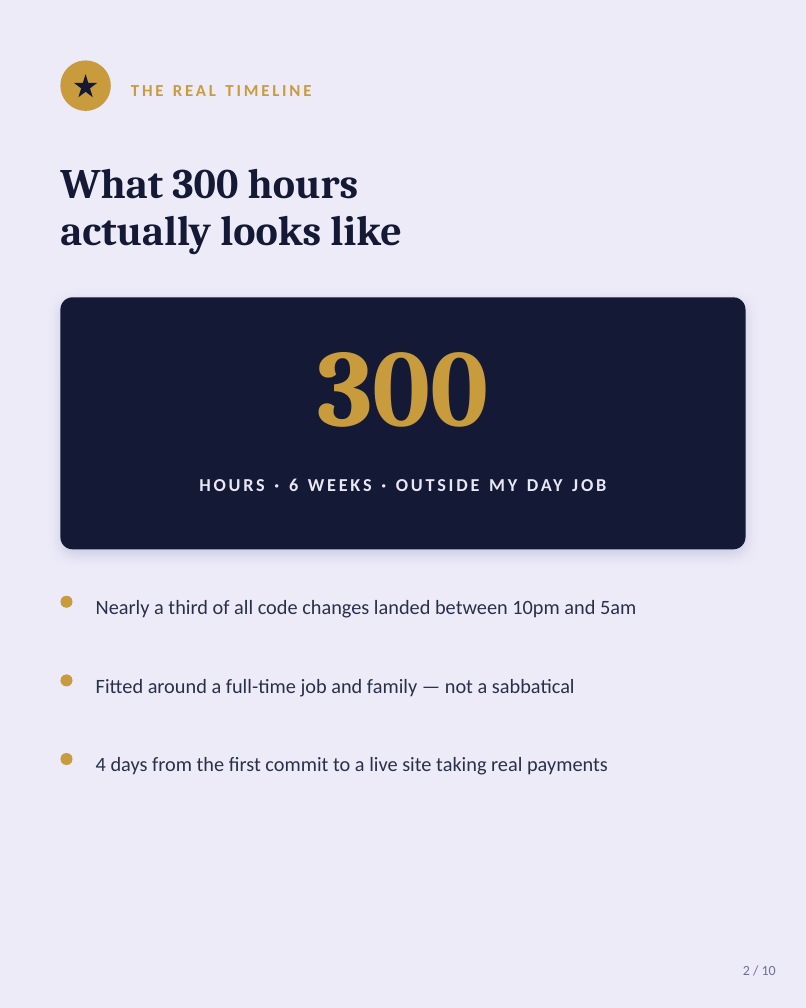
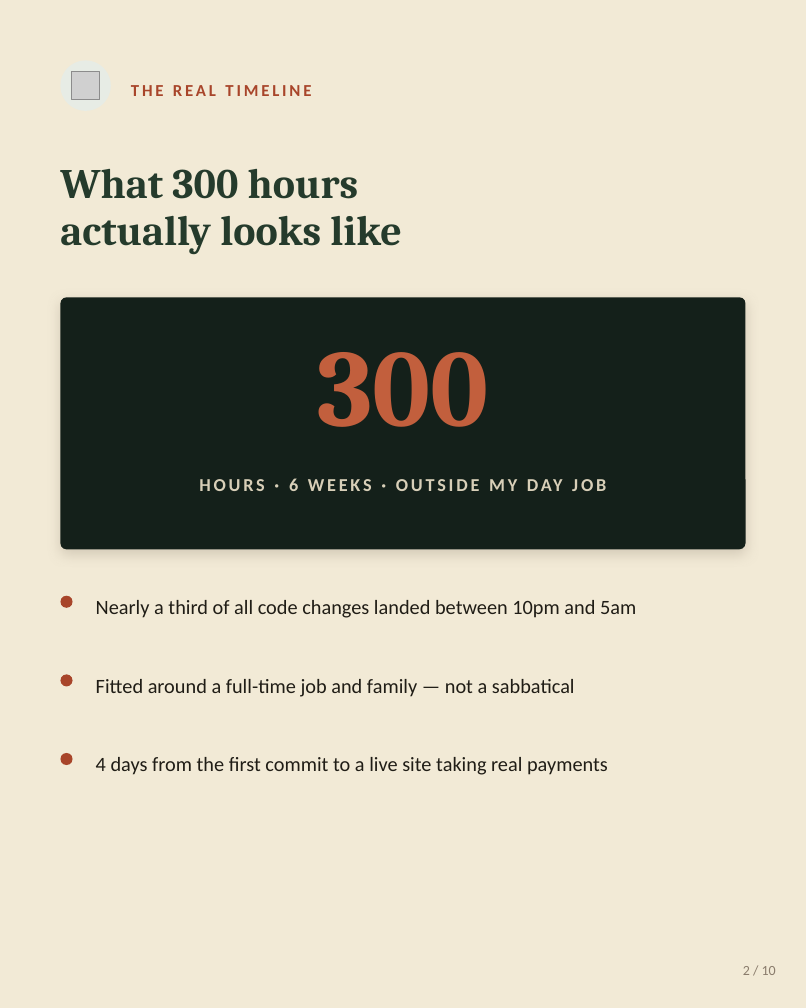
Before and after one commit to vedicastro-alt/AstroEducation, a slide deck: slide 2 of linkedin-carousel.pptx. Drawn at 806x1008 pixels with LibreOffice and Linux fonts; fonts in the diff are those of the drawing; grey boxes stand for pictures. Boxes give left, top, right and bottom in pixels: in the first picture for what was removed or moved away, otherwise in the second. Text is boxed around its words. In the diff, an @@ line names an element or a change of style, - is before the commit and + after.

```diff
--- a/linkedin-carousel.pptx
+++ b/linkedin-carousel.pptx
@@ background #EDEBF8 to #F2EAD6 @@
@@ ellipse at (60,60,111,111): fill #C89B3C to #E7ECE5 @@
@@ picture added at (72,72,100,100) @@
@@ star removed at (74,74,97,97) @@
@@ text "THE REAL TIMELINE" at (131,85,311,96): text colour #C89B3C to #A8452A @@
@@ text "What 300 hours" at (60,169,402,255): text colour #141A35 to #253B2C @@
@@ rounded rectangle at (60,297,746,549): fill #141A35 to #14201A; shadow changed; proportions changed @@
@@ text "300" at (317,352,489,427): text colour #C89B3C to #C25F3D @@
@@ text "HOURS · 6 WEEKS · ..." at (289,478,298,491): text colour #E9E7F5 to #D8CFB8 @@
@@ text colour #2B2F4A to #201D16 in 3 elements at (96,600,636,618), (96,679,575,697), (96,757,608,775) @@
@@ fill #C89B3C to #A8452A in 3 elements at (60,595,73,608), (60,674,73,686), (60,753,73,765) @@
@@ text "2 / 10" at (743,966,776,975): text colour #6B7099 to #8A7C6C @@
```
Also in this commit, not shown: 9 other slides changed, 1 other file.
